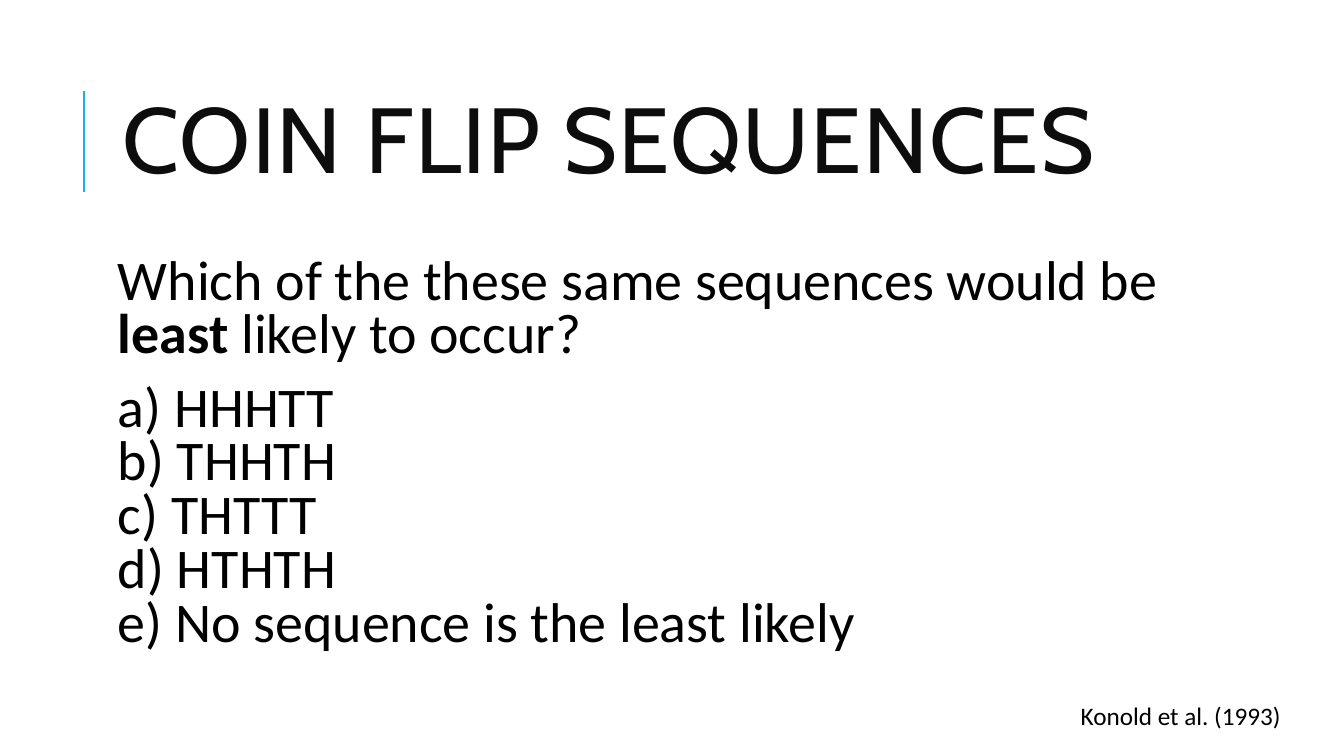
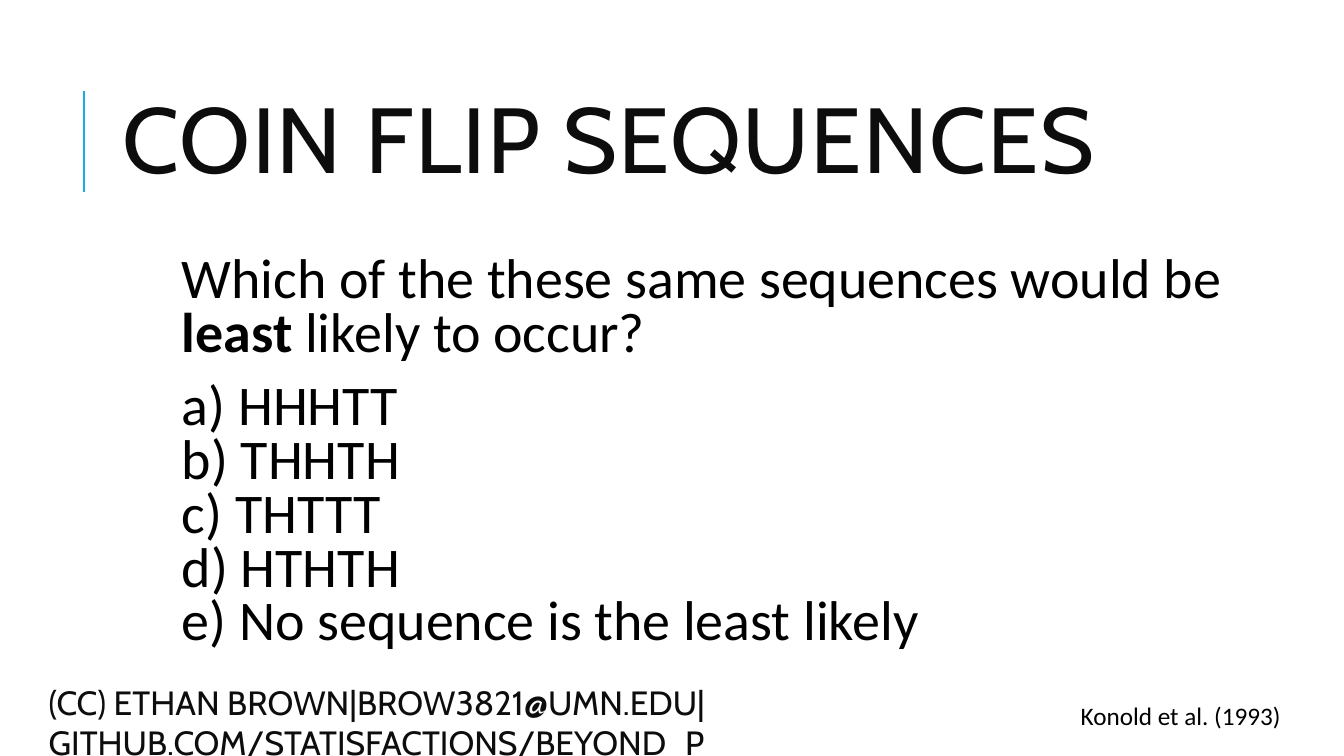
Before and after one commit to statisfactions/beyond_p, a slide deck: slide 6 of Beyond the P-Value.pptx. Drawn at 1344x756 pixels with LibreOffice and Linux fonts; fonts in the diff are those of the drawing. Boxes give left, top, right and bottom in pixels: in the first picture for what was removed or moved away, otherwise in the second. Text is boxed around its words. In the diff, an @@ line names an element or a change of style, - is before the commit and + after.

```diff
--- a/Beyond the P-Value.pptx
+++ b/Beyond the P-Value.pptx
@@ text "Which of the these same ...": place and size @@
-text "Which of the these same ..." at [118,261,1157,651]
+text "Which of the these same ..." at [182,259,1221,649]
@@ text added at [49,689,705,756], 24 pt, text #0D0D0D @@
+(CC) ETHAN BROWN|BROW3821@UMN.EDU|GITHUB.COM/STATISFACTIONS/BEYOND_P
```
Also in this commit, not shown: 11 other slides changed, 16 slides added, 2 slides removed, 7 other files.
